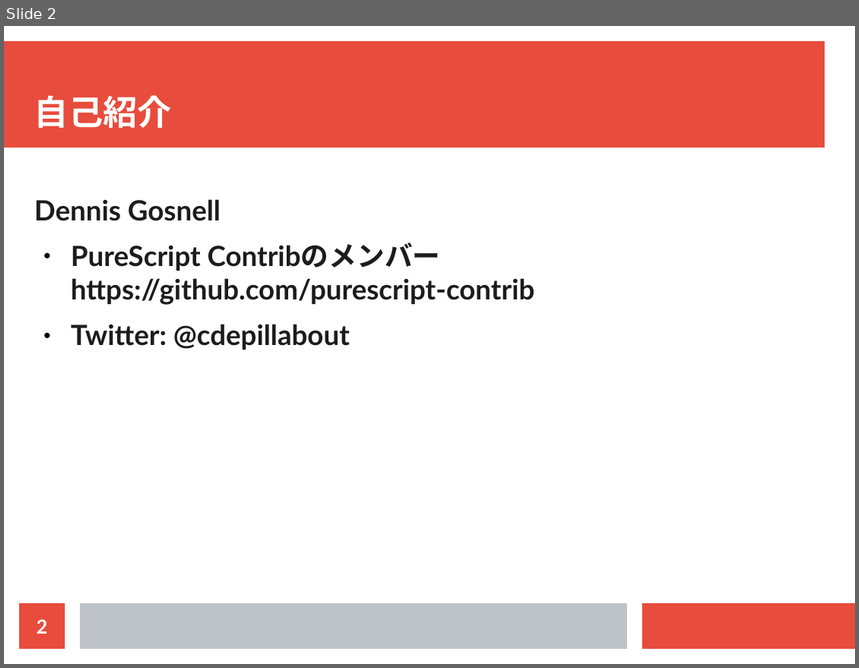
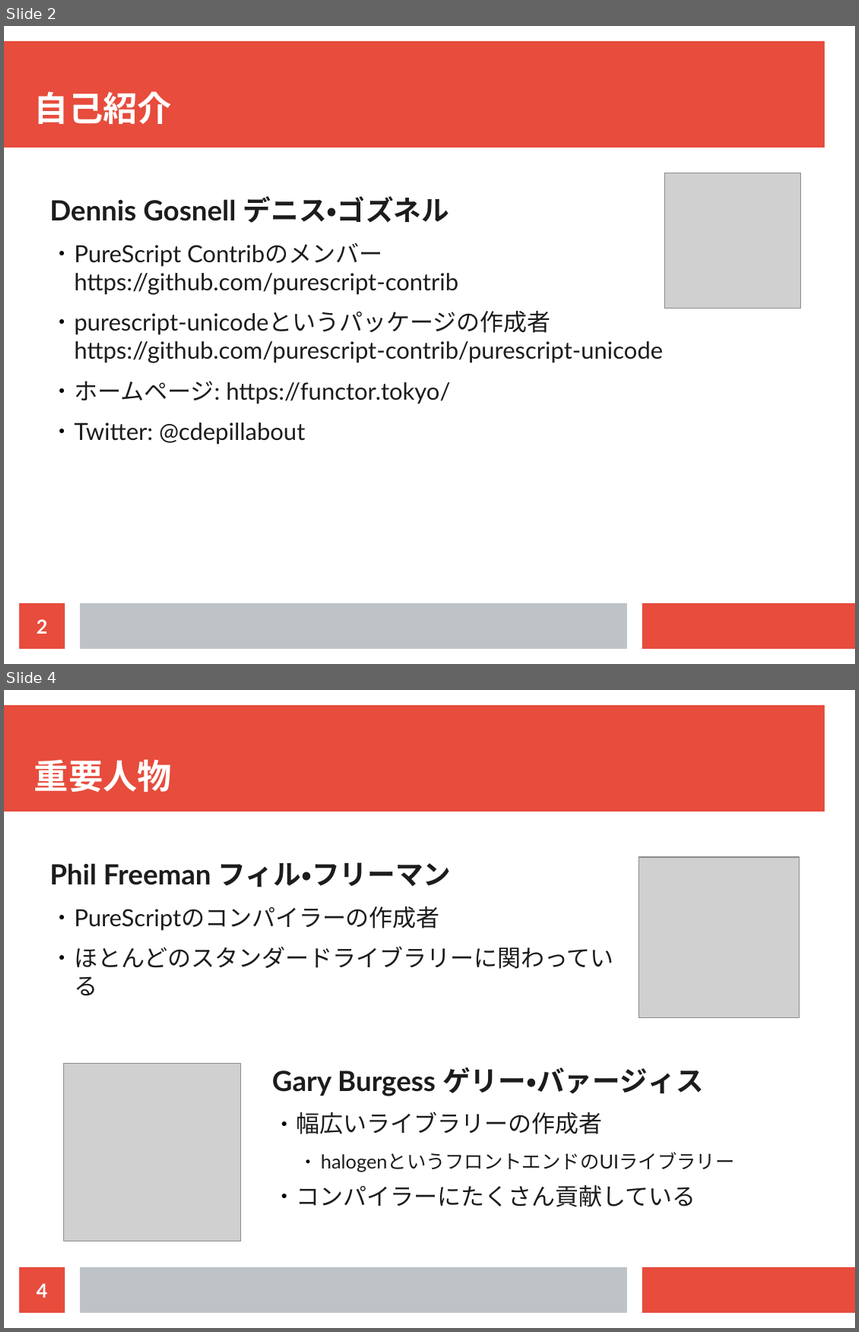
Before and after one commit to cdepillabout/purescript-community-presentation, a slide deck: purescript-community.odp. Shown one above the other, each under a label of ours: slide 2 before the commit, slides 2 and 4 after it; the slides between them are not shown. The pictures are 859x668 and 859x1332 pixels, drawn with LibreOffice and Linux fonts; fonts in the diff are those of the drawing; grey boxes stand for pictures. Boxes give left, top, right and bottom in pixels: in the first picture for what was removed or moved away, otherwise in the second. Text is boxed around its words. In the diff, an @@ line names an element or a change of style, - is before the commit and + after.

```diff
--- a/purescript-community.odp
+++ b/purescript-community.odp
@@ slide 4 added at [4,690,855,1328], background #FFFFFF; not listed: 3 template elements that a slide beside it also shows @@
@@ title added at [34,759,172,792], 32 pt, text #FFFFFF, bold @@
+重要人物
@@ text added at [50,863,614,996], 22 pt, text #1C1C1C @@
+Phil Freeman フィル・フリーマン
+  ● PureScriptのコンパイラーの作成者
+  ● ほとんどのスタンダードライブラリーに関わっている
@@ picture added at [639,858,800,1018] @@
@@ picture added at [63,1064,241,1242] @@
@@ text added at [272,1068,735,1208], 22 pt, text #1C1C1C @@
+Gary Burgess ゲリー・バァージィス
+  ● 幅広いライブラリーの作成者
+    ● halogenというフロントエンドのUIライブラリー
+  ● コンパイラーにたくさん貢献している
@@ page number added at [19,1268,65,1313], fill #E74C3C, 18 pt, text #FFFFFF, bold @@
+4
@@ slide 2 changed as well @@
@@ title "自己紹介": place and size @@
-title "自己紹介" at [34,95,172,128]
+title "自己紹介" at [34,91,172,124]
@@ picture added at [665,173,801,309] @@
@@ text at [50,196,449,223]: text changed @@
-Dennis Gosnell
+Dennis Gosnell デニス・ゴズネル
@@ text at [74,243,458,445]: size 26 to 22 pt, bold off in "PureScript Contribのメンバー https://github.com/purescript-contri ...", "Twitter: @cdepillabout"; list level 1 to 2 in "PureScript Contribのメンバー https://github.com/purescript-contri ..."; list level 1 to 2 in "Twitter: @cdepillabout" @@
@@ text at [74,311,663,404]: paragraphs added @@
+  ● purescript-unicodeというパッケージの作成者
+    https://github.com/purescript-contrib/purescript-unicode
+  ● ホームページ: https://functor.tokyo/
```
Also in this commit, not shown: 1 other slide changed, 4 other slides added.
